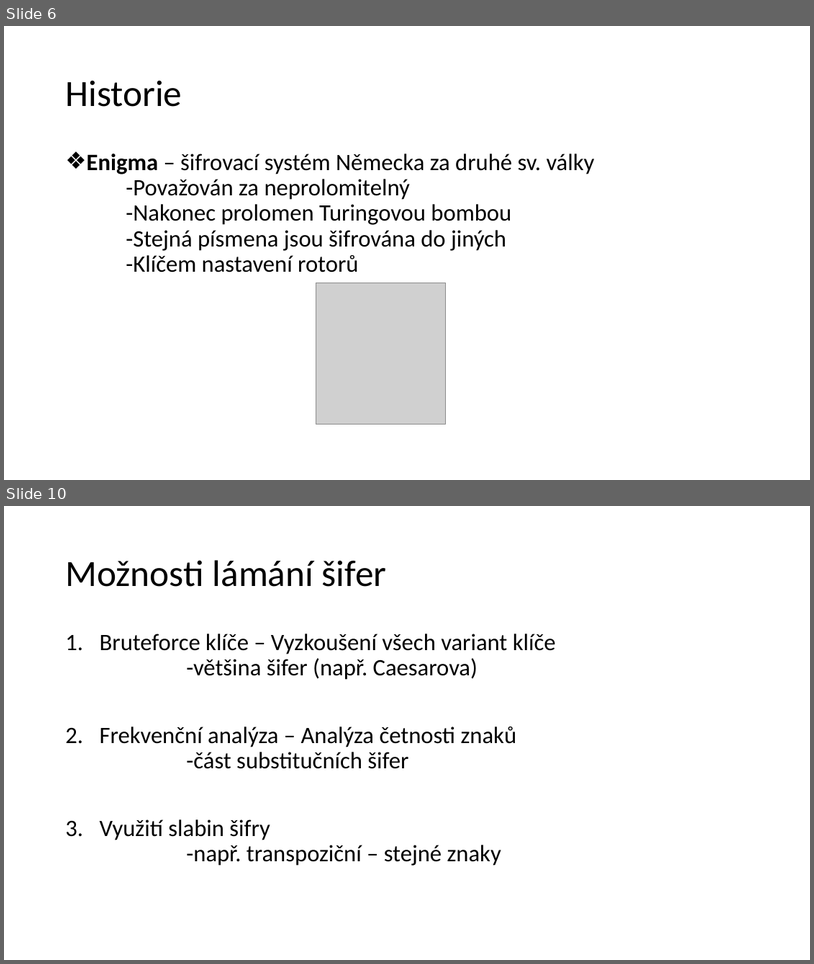
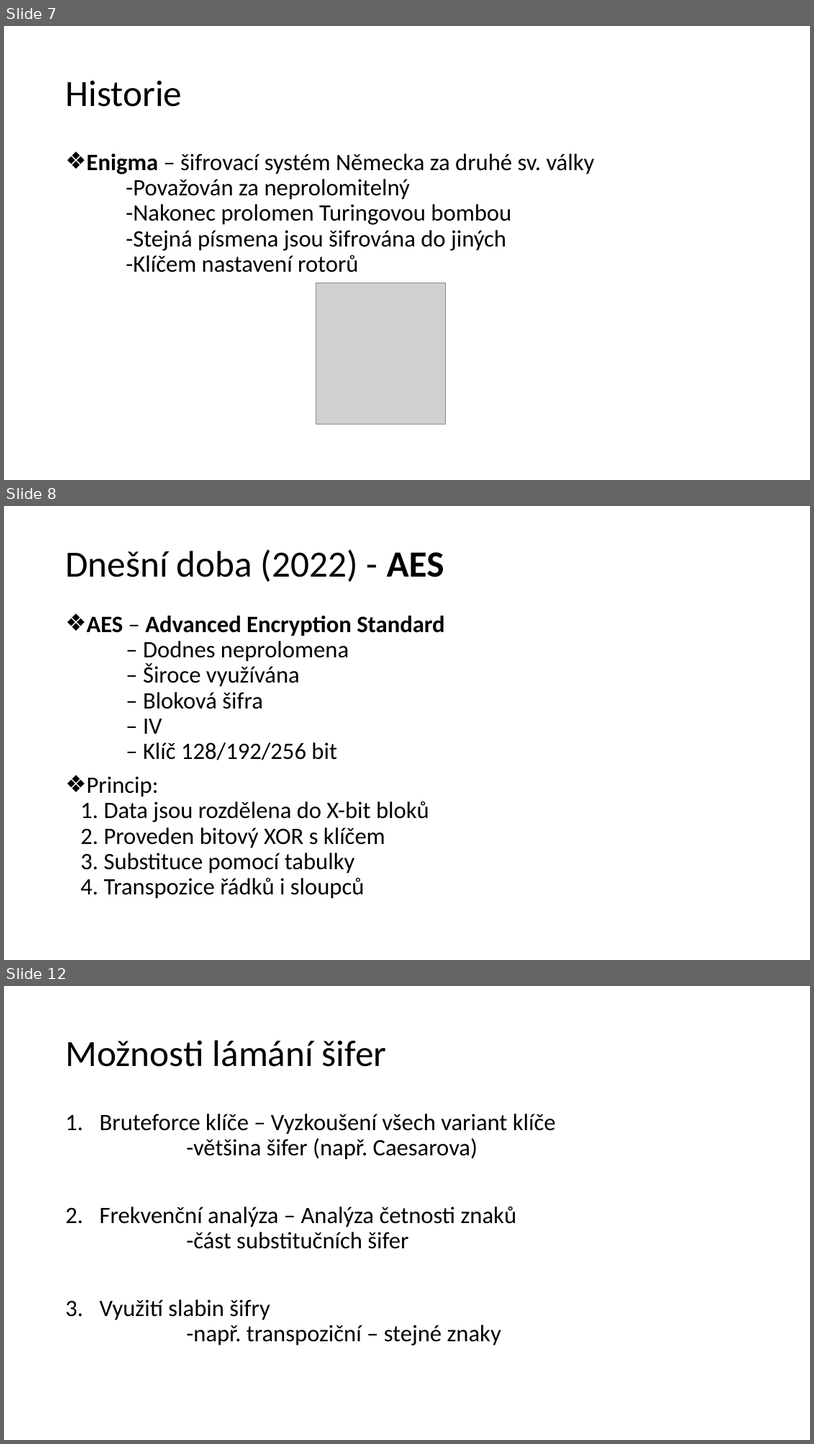
Before and after one commit to Xantus103/Kryptografie-prezentace, a slide deck: zaba.pptx. Shown one above the other, each under a label of ours: slides 6 and 10 before the commit, slides 7, 8 and 12 after it; the slides between them are not shown. The pictures are 814x964 and 814x1444 pixels, drawn with LibreOffice and Linux fonts; fonts in the diff are those of the drawing; grey boxes stand for pictures; background and template pictures are left out. Boxes give left, top, right and bottom in pixels: in the first picture for what was removed or moved away, otherwise in the second. Text is boxed around its words. In the diff, an @@ line names an element or a change of style, - is before the commit and + after.

```diff
--- a/zaba.pptx
+++ b/zaba.pptx
@@ slide 8 added at [4, 506, 810, 960], background picture (left out) @@
@@ title added at [65, 549, 445, 582], 44 pt, text #000000 @@
+Dnešní doba (2022) - AES
@@ text added at [80, 615, 445, 898], 28 pt, text #000000 @@
+❖ AES – Advanced Encryption Standard
+  – Dodnes neprolomena
+  – Široce využívána
+  – Bloková šifra
+  – IV
+  – Klíč 128/192/256 bit
+❖ Princip:
+  1. Data jsou rozdělena do X-bit bloků
+  2. Proveden bitový XOR s klíčem
+  3. Substituce pomocí tabulky
+  4. Transpozice řádků i sloupců
@@ what was slide 6 is now slide 7 @@
@@ what was slide 10 is now slide 12 @@
```
Also in this commit, not shown: 2 slides changed, 1 other slide added, 5 other files.
